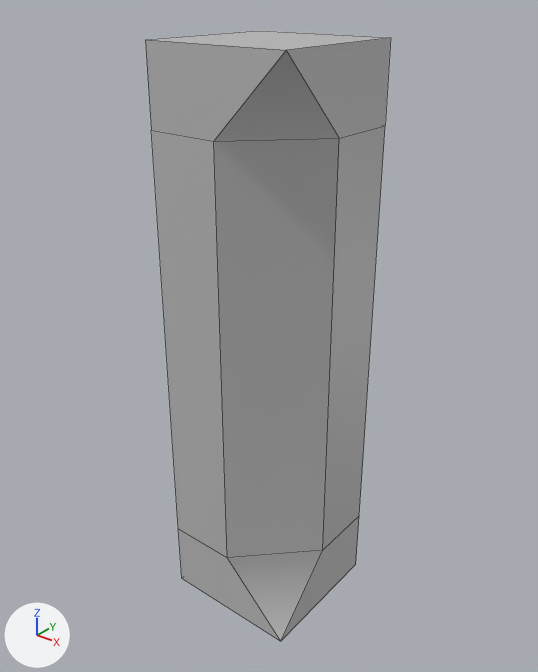
Two versions of the FBX model Infinity/Content/Environment/Pillar.fbx, one commit apart.
Both versions are drawn from a camera (50 mm lens) standing at (3.36, -4.09, 4.33) and looking at (0.5, -0.52, 2.12). Every picture has the same lights, and +X, +Y and +Z are marked at lower left. Mesh edges are drawn as thin lines. Where no turn or scale is listed for an object, it has been applied to the vertices.

Objects in the first picture: 'Pillar'.
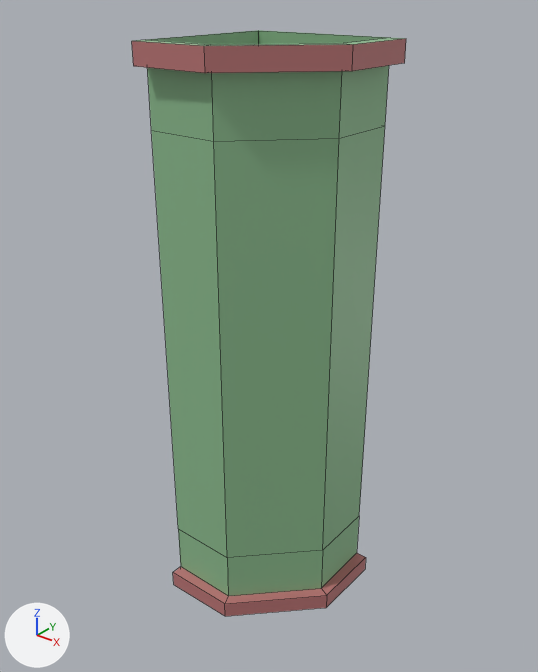
Edits to the scene script, one JSON object a line:
```json
{"op": "add", "block": "mat_m_wall_bottom", "code": ["mat_m_wall_bottom = principled_material('M_Wall_Bottom')", "mat_m_wall_bottom.base_color = (0.123, 0.123, 0.123)  # dark grey #626262"]}
{"op": "add", "block": "mat_m_wall_beam", "code": ["mat_m_wall_beam = principled_material('M_Wall_Beam')", "mat_m_wall_beam.base_color = (0.263, 0.5, 0.272)  # green #8cbc8e"]}
{"op": "add", "block": "mat_m_wall_connection", "code": ["mat_m_wall_connection = principled_material('M_Wall_Connection')", "mat_m_wall_connection.base_color = (0.5, 0.179, 0.179)  # pink #bc7575"]}
{"block": "me_mesh", "where": "# used by ob_pillar; location = (0.0, 0.0, 0.0)"}
{"op": "remove", "block": "me_mesh", "code": "me_mesh.from_pydata(...)  # 18 vertices, 17 faces; spans x 0.0..1.0, y -1.0..0.0, z 0.0..4.0"}
{"op": "remove", "block": "me_mesh", "code": "me_mesh.materials.append(mat_lambert1)  # grey #bcbcbc"}
{"op": "add", "block": "me_mesh", "code": "me_mesh.from_pydata(...)  # 44 vertices, 37 faces; spans x 0.0..1.1, y -1.1..0.0, z 0.0..4.0"}
{"block": "me_mesh", "change": "me_mesh part 1"}
{"block": "me_mesh", "change": "2 vertices are removed from x 1.0, y -1.0, z 0.0..4.0"}
{"block": "me_mesh", "change": "12 faces are deleted"}
{"block": "me_mesh", "change": "20 vertices are added at x 0.0..1.1, y -1.1..0.0, z 0.0..4.0"}
{"block": "me_mesh", "change": "8 new vertices lie (0.0, 0.0, 0.13) away from vertices in x 0.0..1.1, y -1.1..0.0, z 0.0..3.87"}
{"block": "me_mesh", "change": "13 new faces join them, mat_m_wall_beam (green #8cbc8e)"}
{"block": "me_mesh", "change": "14 new faces join them, mat_m_wall_connection (pink #bc7575)"}
{"block": "me_mesh", "change": "4 new faces join them, mat_m_pillar (grey #bcbcbc)"}
{"block": "me_mesh", "change": "1 new face joins them, mat_m_wall_bottom (dark grey #626262)"}
{"block": "me_mesh", "change": "me_mesh part 2: 3 faces spanning x 0.0..1.0, y -1.0..0.0, z 0.5..3.5 switch from mat_m_pillar (grey #bcbcbc) to mat_m_wall_beam (green #8cbc8e)"}
{"op": "add", "block": "me_mesh", "code": "me_mesh.materials.append(mat_m_wall_connection)  # pink #bc7575"}
{"op": "add", "block": "me_mesh", "code": "me_mesh.materials.append(mat_m_wall_bottom)  # dark grey #626262"}
```

Boxes [x1, y1, x2, y2] around the edits, measured in the pictures (538 x 672 px):
```json
{"object": "Pillar", "change": "reshaped", "before": [145, 30, 391, 641], "after": [132, 30, 406, 616], "on screen": "11% wider"}
{"part": 1, "of": "me_mesh", "change": "built on", "before": [145, 30, 391, 641], "after": [132, 30, 406, 616]}
{"part": 2, "of": "me_mesh", "change": "recoloured", "before": [151, 126, 385, 558], "after": [151, 126, 385, 558], "on screen": "grey to green"}
```
